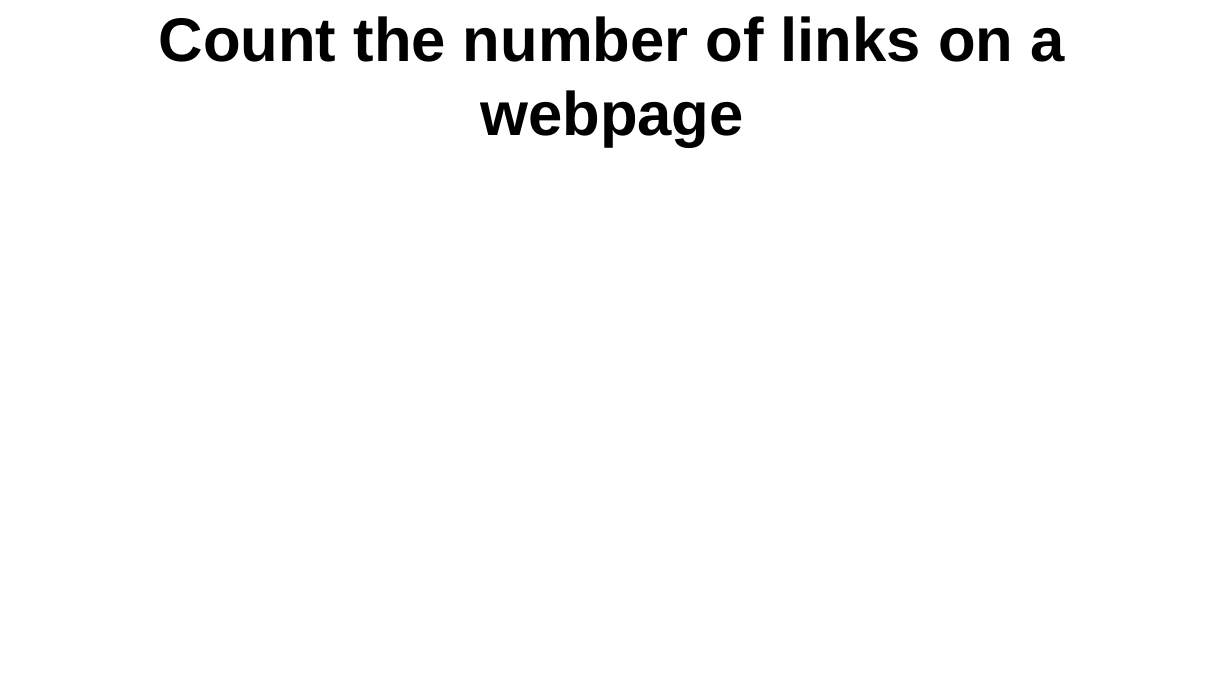
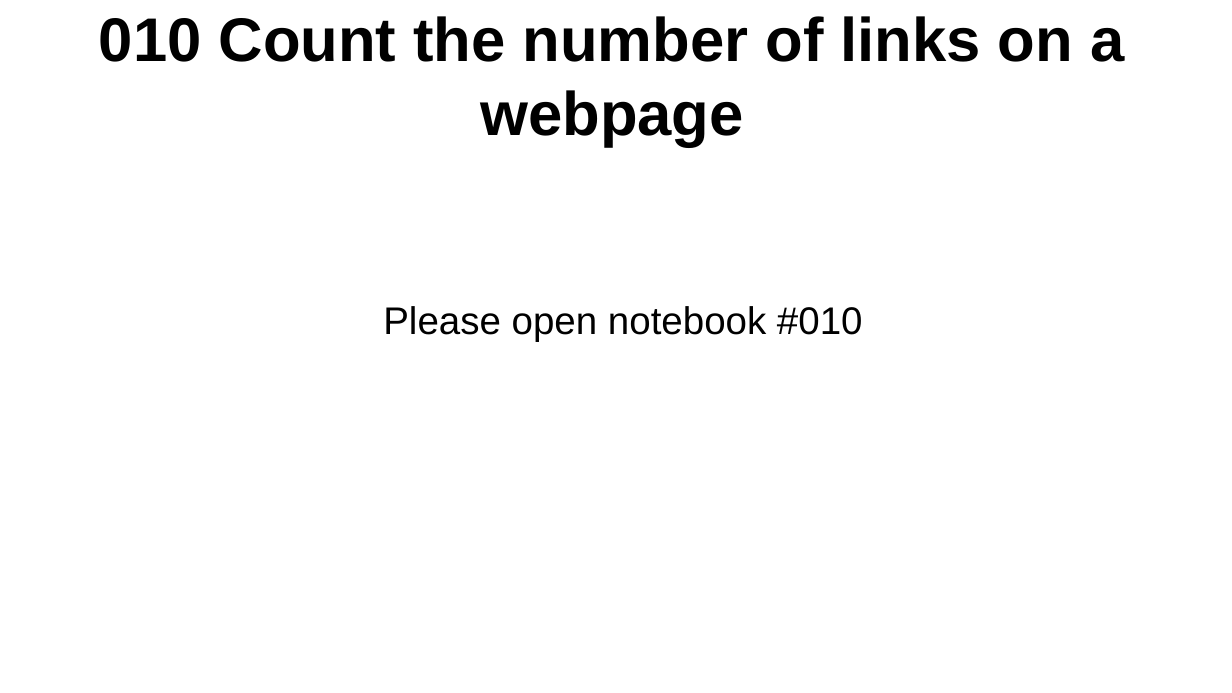
Before and after one commit to crosscompute/analytical-tutorials, a slide deck: slide 16 of slides/CrossDisciplinaryAnalyticsWithPython.odp. Drawn at 1232x693 pixels with LibreOffice and Linux fonts; fonts in the diff are those of the drawing. Boxes give left, top, right and bottom in pixels: in the first picture for what was removed or moved away, otherwise in the second. Text is boxed around its words. In the diff, an @@ line names an element or a change of style, - is before the commit and + after.

Commit message:
Polished notebooks and slides

```diff
--- a/slides/CrossDisciplinaryAnalyticsWithPython.odp
+++ b/slides/CrossDisciplinaryAnalyticsWithPython.odp
@@ title at <box>99,16,1124,147</box>: text changed @@
-Count the number of links on a webpage
+010 Count the number of links on a webpage
@@ text added at <box>383,306,863,341</box>, 60 pt, text #000000 @@
+Please open notebook #010
```
Also in this commit, not shown: 20 other slides changed, 5 slides added, 6 slides removed, 22 other files.
